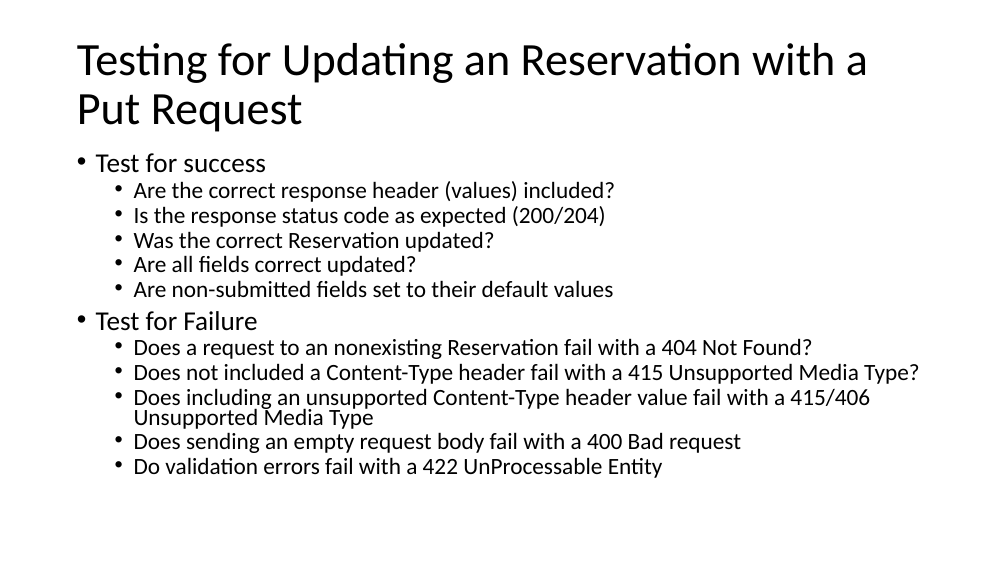
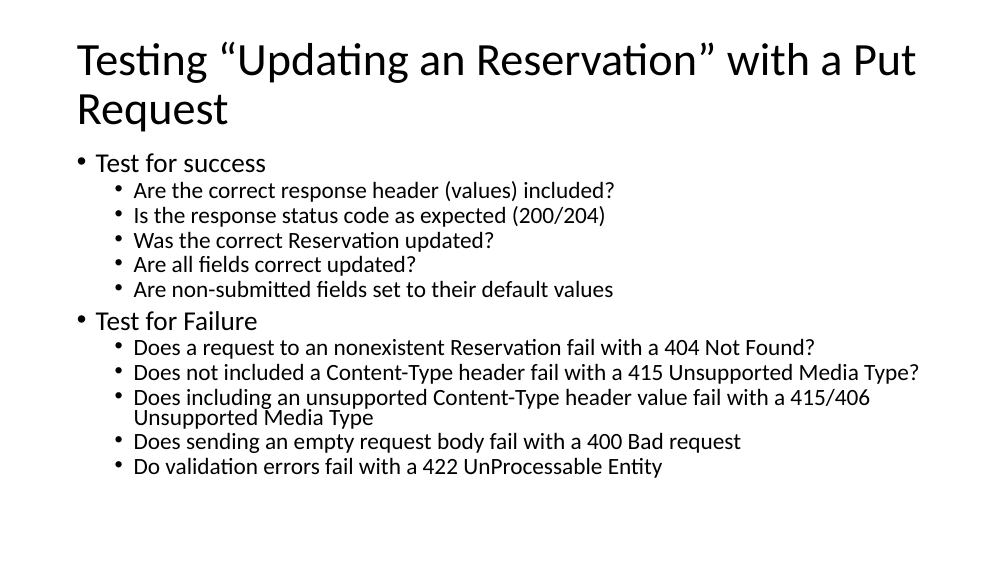
Before and after one commit to CarrieEBeaton/How_Session_Dotnet_Core_Web_Api, a slide deck: slide 6 of Session_1_Md/slides/PostmanTesting.pptx. Drawn at 1008x567 pixels with LibreOffice and Linux fonts; fonts in the diff are those of the drawing. Boxes give left, top, right and bottom in pixels: in the first picture for what was removed or moved away, otherwise in the second. Text is boxed around its words. In the diff, an @@ line names an element or a change of style, - is before the commit and + after.

```diff
--- a/Session_1_Md/slides/PostmanTesting.pptx
+++ b/Session_1_Md/slides/PostmanTesting.pptx
@@ title at <box>77,42,917,132</box>: text changed @@
-Testing for Updating an Reservation with a Put Request
+Testing “Updating an Reservation” with a Put Request
@@ text at <box>134,338,815,359</box>: text changed @@
-  • Does a request to an nonexisting Reservation fail with a 404 Not Found?
+  • Does a request to an nonexistent Reservation fail with a 404 Not Found?
```
Also in this commit, not shown: 5 other slides changed, 2 other files.
